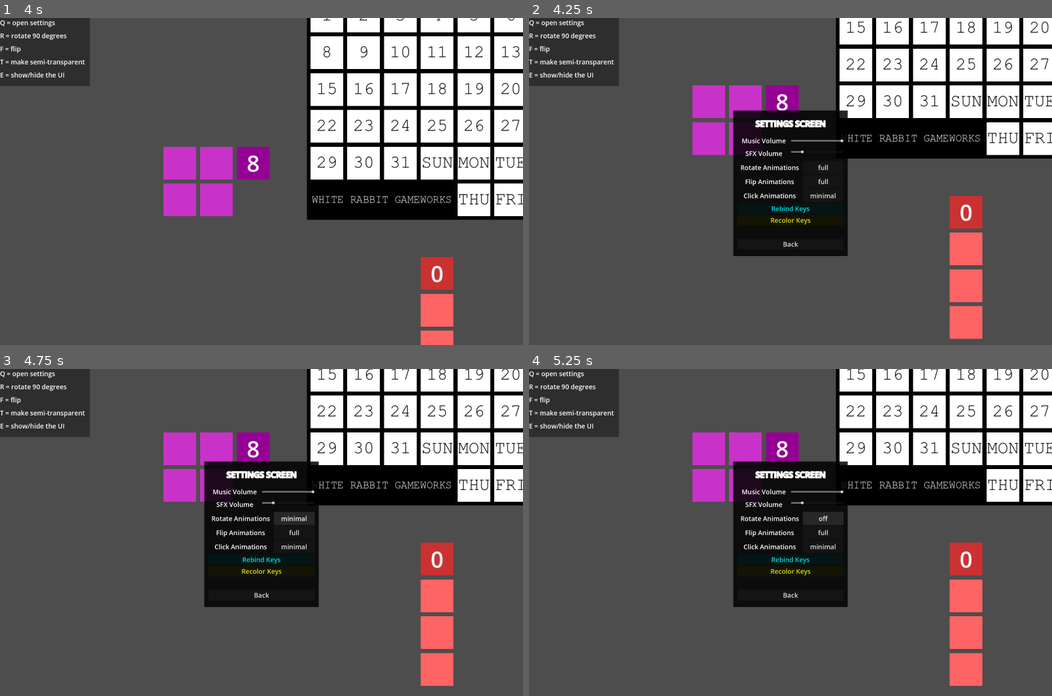
Above: before the commit, frames 1-4 (two rows, left to right).
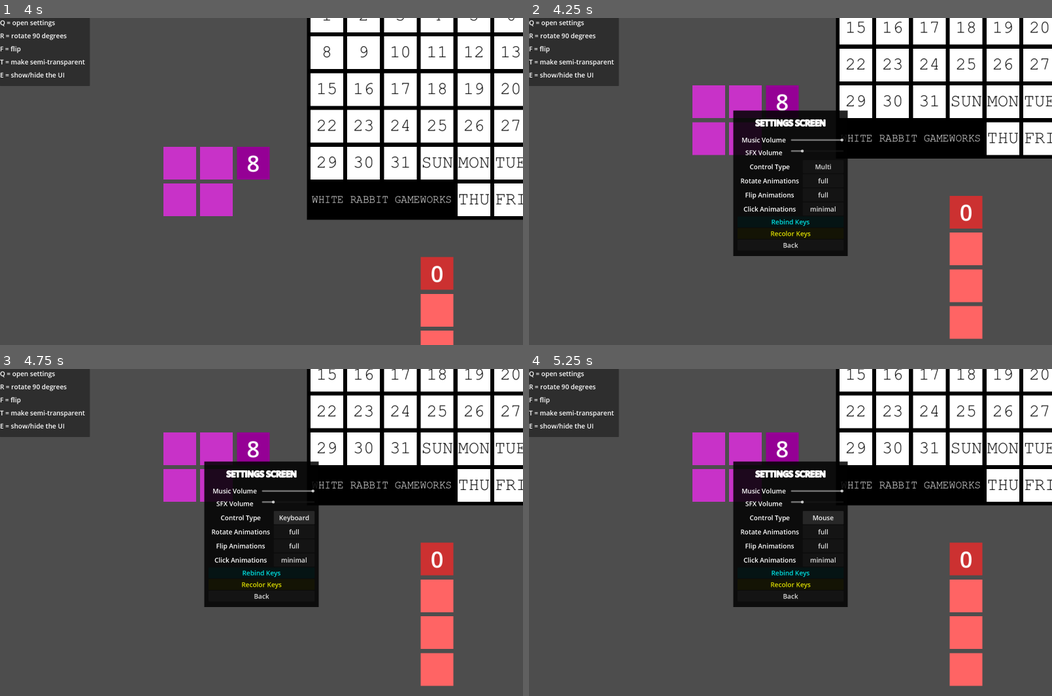
Above: after the commit, the same moments.

Repository: Jasper-Cn/Infinity
Game: Godot game, scene res://scenes/game.tscn
Same seed, same stepped clock (60 frames per second), same inputs: the game is played once before the commit and once after it. Sound files missing from this copy of the repository are replaced by a short silence.
Inputs (mouse positions are in pixels of both pictures, inside the frame that each line leads up to):
- Up to frame 1 (4 s): tap Enter at 0.5, 3.5 s; move the mouse to (235, 246) at 0.52 s; hold W (Up) 0.53-1.25 s; tap 1 (1) at 0.6 s; click (235, 246) at 0.67 s; tap 2 (2) at 0.8 s; drag from (418, 230) to (235, 246) at 1.27 s; tap Space (set camera) at 2 s; move the mouse to (104, 132) at 2.02 s; hold A (Left) 2.03-2.75 s; tap 3 (3) at 2.1 s; click (104, 132) at 2.17 s; tap 4 (4) at 2.3 s; drag from (287, 181) to (104, 132) at 2.77 s; move the mouse to (183, 99) at 3.52 s; hold S (Down) from 3.53 s (still down); tap 5 (5) at 3.6 s; click (183, 99) at 3.67 s; tap 6 (6) at 3.8 s
- Up to frame 2 (4.25 s): keep holding S (Down); tap Q (Settings) at 4.15 s
- Up to frame 3 (4.75 s): release S (Down) at 4.25 s; click (292, 516) at 4.25 s, where only the run after the commit has a clickable "Multi"
- Up to frame 4 (5.25 s): click (821, 516) at 5 s, where only the run after the commit has a clickable "Keyboard"

Frame 1 is identical in both runs. In frame 2, 1.3% of the frame differs, in the area x 40-61%, y 31-71%; in frame 3, 1.3%; in frame 4, 1.3%.

Commit message:
i think this is good for today?

Diff:
--- a/autoloads/global.gd
+++ b/autoloads/global.gd
@@ -8,3 +8,4 @@
 var mouse_dragging_item: Node = null
 var current_popup_page: String
 var animations_type: Array = [0, 0, 1]
+var control_type: int = 0
--- a/project.godot
+++ b/project.godot
@@ -167,6 +167,16 @@
 "events": [Object(InputEventMouseButton,"resource_local_to_scene":false,"resource_name":"","device":-1,"window_id":0,"a …(266 unchanged characters)…
 ]
 }
+Rotate-Mouse={
+"deadzone": 0.2,
+"events": [Object(InputEventMouseButton,"resource_local_to_scene":false,"resource_name":"","device":-1,"window_id":0,"alt_pressed":false,"shift_pressed":false,"ctrl_pressed":false,"meta_pressed":false,"button_mask":2,"position":Vector2(414, 20),"global_position":Vector2(423, 68),"factor":1.0,"button_index":2,"canceled":false,"pressed":true,"double_click":false,"script":null)
+]
+}
+Flip-Mouse={
+"deadzone": 0.2,
+"events": [Object(InputEventMouseButton,"resource_local_to_scene":false,"resource_name":"","device":-1,"window_id":0,"alt_pressed":false,"shift_pressed":false,"ctrl_pressed":false,"meta_pressed":false,"button_mask":4,"position":Vector2(227, 7),"global_position":Vector2(236, 55),"factor":1.0,"button_index":3,"canceled":false,"pressed":true,"double_click":false,"script":null)
+]
+}
 
 [physics]
 
--- a/scenes/settings.tscn
+++ b/scenes/settings.tscn
@@ -103,6 +103,25 @@
 step = 0.01
 value = 1.0
 
+[node name="HB control type" type="HBoxContainer" parent="Panel/MarginContainer/VB" unique_id=194835205]
+layout_mode = 2
+alignment = 1
+
+[node name="control type" type="RichTextLabel" parent="Panel/MarginContainer/VB/HB control type" unique_id=450455488]
+custom_minimum_size = Vector2(0, 65)
+layout_mode = 2
+size_flags_horizontal = 3
+tooltip_text = "Changes control type
+CAUTION: doesn't work with rebind page yet"
+text = "Control Type"
+horizontal_alignment = 1
+vertical_alignment = 1
+
+[node name="control type Button" type="Button" parent="Panel/MarginContainer/VB/HB control type" unique_id=2016110007]
+custom_minimum_size = Vector2(200, 0)
+layout_mode = 2
+text = "Multi"
+
 [node name="HB rotation animations" type="HBoxContainer" parent="Panel/MarginContainer/VB" unique_id=468287032]
 layout_mode = 2
 alignment = 1
@@ -181,6 +200,7 @@
 
 [connection signal="value_changed" from="Panel/MarginContainer/VB/HBmusic/Music Slider" to="." method="_slider_value_changed" binds= ["Music"]]
 [connection signal="value_changed" from="Panel/MarginContainer/VB/HBsfx/sfx Slider" to="." method="_slider_value_changed" binds= ["SFX"]]
+[connection signal="pressed" from="Panel/MarginContainer/VB/HB control type/control type Button" to="." method="_on_control_type_button_pressed" flags=18]
 [connection signal="pressed" from="Panel/MarginContainer/VB/HB rotation animations/rotation animations Button" to="." method="_on_animations_button_pressed" flags=18 binds= [0]]
 [connection signal="pressed" from="Panel/MarginContainer/VB/HB flip animations/flip animations Button" to="." method="_on_animations_button_pressed" flags=18 binds= [1]]
 [connection signal="pressed" from="Panel/MarginContainer/VB/HB click animations/click animations Button" to="." method="_on_animations_button_pressed" flags=18 binds= [2]]
--- a/scenes/subject.tscn
+++ b/scenes/subject.tscn
@@ -274,7 +274,7 @@
 offset_right = 40.0
 offset_bottom = 40.0
 theme_override_font_sizes/font_size = 55
-text = "1"
+text = "0"
 horizontal_alignment = 1
 vertical_alignment = 1
 
--- a/scripts/camera_effects.gd
+++ b/scripts/camera_effects.gd
@@ -12,17 +12,19 @@
 
 
 func _move_camera(delta: float) -> void:
-	var input_dir := Input.get_vector("Left", "Right", "Up", "Down")
-	if input_dir != Vector2.ZERO:
-		position.x += input_dir.x * CAMERA_MOVE_SPEED * delta / (zoom.x/1.2)
-		position.y += input_dir.y * CAMERA_MOVE_SPEED * delta / (zoom.y/1.2)
-	if Global.current_popup_page == "":
-		if Input.is_action_just_pressed("set camera"):
-			position = Vector2(0, -45)
-			zoom = Vector2(2, 2)
-		if Input.is_action_just_pressed("zoom in"):
-			if zoom < Vector2(3.9, 3.9):
-				zoom += Vector2(0.05, 0.05)
-		if Input.is_action_just_pressed("zoom out"):
-			if zoom > Vector2(0.11, 0.11):
-				zoom -= Vector2(0.05, 0.05)
+	if not Global.control_type == 1:
+		var input_dir := Input.get_vector("Left", "Right", "Up", "Down")
+		if input_dir != Vector2.ZERO:
+			position.x += input_dir.x * CAMERA_MOVE_SPEED * delta / (zoom.x/1.2)
+			position.y += input_dir.y * CAMERA_MOVE_SPEED * delta / (zoom.y/1.2)
+
+		if Global.current_popup_page == "":
+			if Input.is_action_just_pressed("zoom in"):
+				if zoom < Vector2(3.9, 3.9):
+					zoom += Vector2(0.05, 0.05)
+			if Input.is_action_just_pressed("zoom out"):
+				if zoom > Vector2(0.11, 0.11):
+					zoom -= Vector2(0.05, 0.05)
+			if Input.is_action_just_pressed("set camera"):
+				position = Vector2(0, -45)
+				zoom = Vector2(2, 2)
--- a/scripts/subject.gd
+++ b/scripts/subject.gd
@@ -22,6 +22,7 @@
 var is_touching_mouse: bool = false
 var coord_arr: Array
 var rect_arr: Array
+var ideal_global_position: Vector2
 var ideal_rotation_degrees: int = 0
 var ideal_block_rotation_degrees: int = 0
 var ideal_scale_x: int = 1
@@ -38,25 +39,56 @@
 func _process(_delta: float) -> void:
 	if Global.current_popup_page == "":
 		if visible:
-			if is_dragging:
+			if Global.mouse_dragging_item == self:
 				_set_color()
 				z_index += 1
-				global_position = get_global_mouse_position()
-				global_position = global_position.snapped(Global.TILE_SIZE)
-				if Input.is_action_just_pressed("Rotate"):
-					_rotate()
-				if Input.is_action_just_pressed("Flip"):
-					_flip()
+				if not Global.control_type == 1:
+					global_position = get_global_mouse_position()
+					global_position = global_position.snapped(Global.TILE_SIZE)
+				else:
+					if Input.is_action_just_pressed("Left"):
+						ideal_global_position.x -= 90
+					if Input.is_action_just_pressed("Right"):
+						ideal_global_position.x += 90
+					if Input.is_action_just_pressed("Up"):
+						ideal_global_position.y -= 90
+					if Input.is_action_just_pressed("Down"):
+						ideal_global_position.y += 90
+					var input_dir := Input.get_vector("Left", "Right", "Up", "Down")
+					if input_dir != Vector2.ZERO:
+						_tween_position_property()
+				if not Global.control_type == 2:
+					if Input.is_action_just_pressed("Rotate"):
+						_rotate()
+					if Input.is_action_just_pressed("Flip"):
+						_flip()
+				else:
+					if Input.is_action_just_pressed("Rotate-Mouse"):
+						_rotate()
+					if Input.is_action_just_pressed("Flip-Mouse"):
+						_flip()
 			else:
 				z_index = 0
 			if Input.is_action_just_pressed("click") and is_touching_mouse:
 				_dragging()
+		if Input.is_action_just_pressed("set camera"):
+			if Global.control_type == 1 and is_dragging:
+				_dragging()
 		if Input.is_action_just_pressed(str(self_number)):
-			visible = not visible
+			if Global.control_type == 0:
+				visible = not visible
+			if Global.control_type == 1:
+				if Global.mouse_dragging_item == null or Global.mouse_dragging_item == self:
+					ideal_global_position = global_position
+					_dragging()
 		if Input.is_action_just_pressed("Transparency"):
 			color.a = 1.8 - color.a
 			_set_color()
 
+
+func _tween_position_property(duration: float = 0.15) -> void:
+	var tweener : Tween = get_tree().create_tween()
+	tweener.tween_property(self, "global_position", Vector2(ideal_global_position.x, ideal_global_position.y), duration)
 
 func _set_color(rect_0: float = 0.2, rect_other: float = 0) -> void:
 	color_rect_0.color = Color(color.r - rect_0, color.g - rect_0, color.b - rect_0)
@@ -99,7 +131,10 @@
 
 func _dragging() -> void:
 	is_dragging = not is_dragging
-	Global.mouse_dragging_item = self
+	if Global.mouse_dragging_item == self:
+		Global.mouse_dragging_item = null
+	else:
+		Global.mouse_dragging_item = self
 	var mult : float = 0
 	if is_dragging:
 		match Global.animations_type[2]:
@@ -123,9 +158,10 @@
 
 
 func _on_color_rect_5_mouse(in_area: bool) -> void:
-	if not is_dragging:
-		if in_area:
-			_set_color(0.3, 0.1)
-		else:
-			_set_color()
-	is_touching_mouse = in_area
+	if not Global.control_type == 1:
+		if not is_dragging:
+			if in_area:
+				_set_color(0.3, 0.1)
+			else:
+				_set_color()
+		is_touching_mouse = in_area
--- a/scripts/ui/settings.gd
+++ b/scripts/ui/settings.gd
@@ -38,3 +38,15 @@
 			source.text = "minimal"
 		2:
 			source.text = "off"
+
+
+func _on_control_type_button_pressed(source: BaseButton) -> void:
+	Global.control_type += 1
+	Global.control_type %= 3
+	match Global.control_type:
+		0:
+			source.text = "Multi"
+		1:
+			source.text = "Keyboard"
+		2:
+			source.text = "Mouse"
